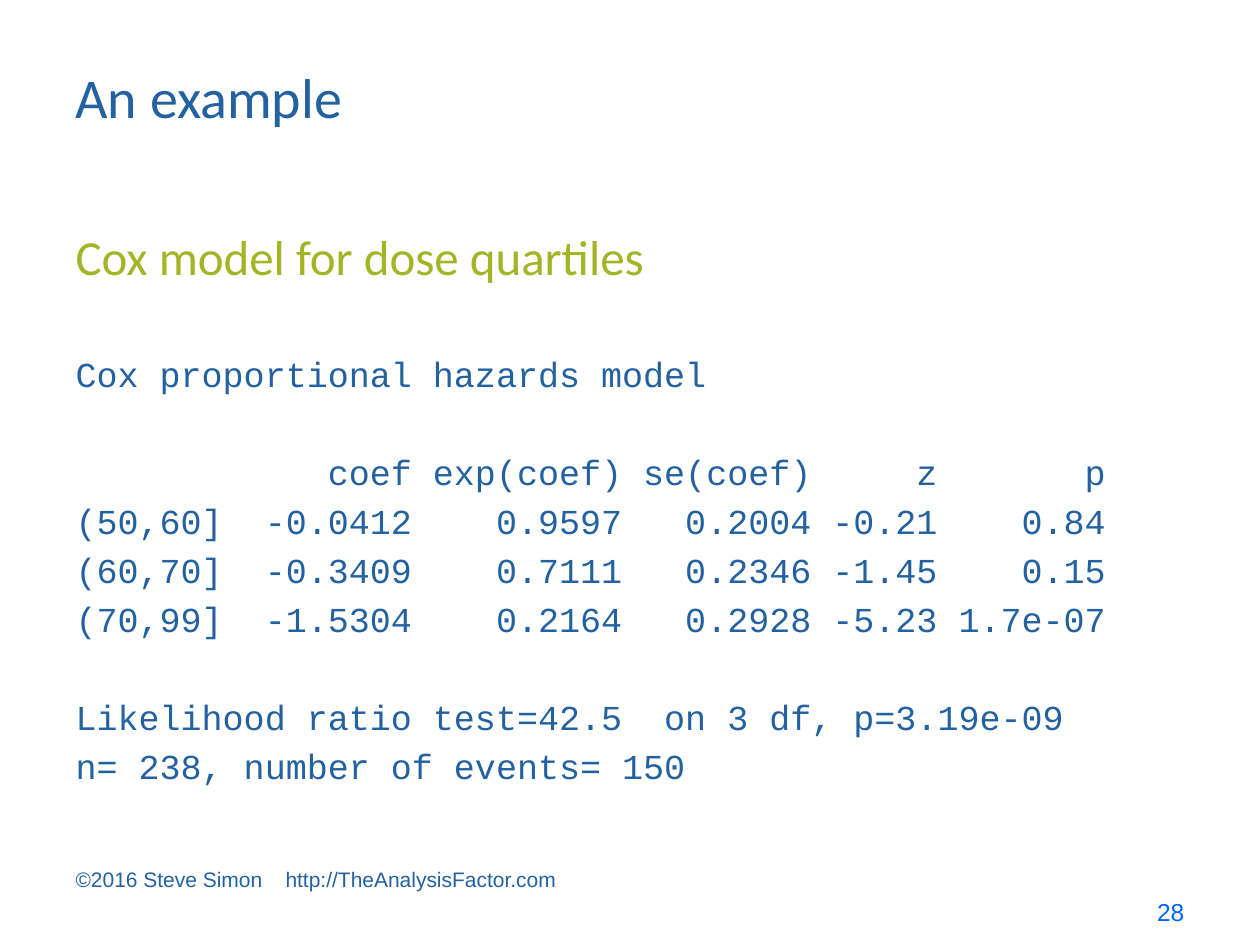
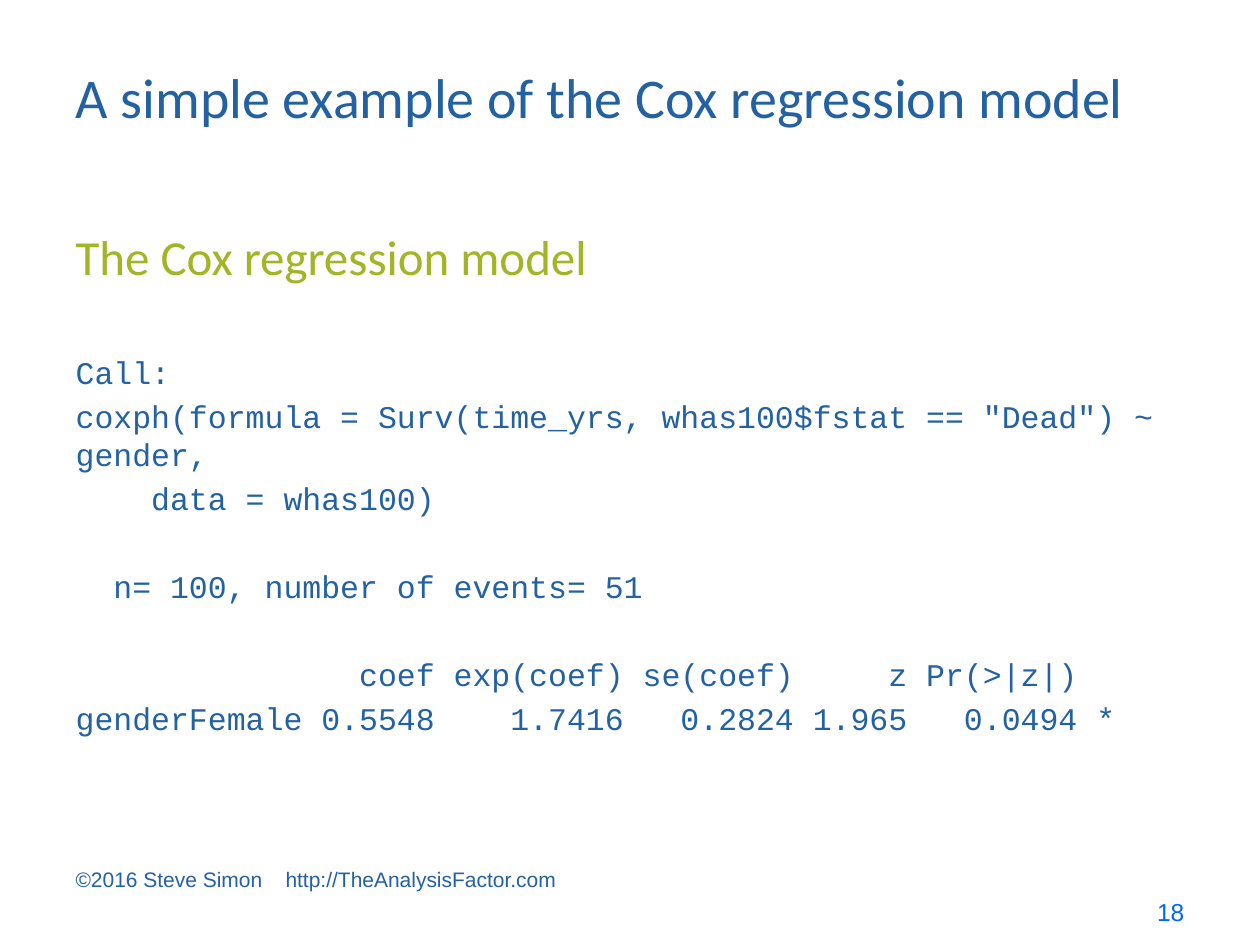
Before and after one commit to pmean/survival-models, a slide deck: slide 18 of bin/survival lecture 2.pptx (slide 28 before the commit). Drawn at 1260x945 pixels with LibreOffice and Linux fonts; fonts in the diff are those of the drawing. Boxes give left, top, right and bottom in pixels: in the first picture for what was removed or moved away, otherwise in the second. Text is boxed around its words. In the diff, an @@ line names an element or a change of style, - is before the commit and + after.

```diff
--- a/bin/survival lecture 2.pptx
+++ b/bin/survival lecture 2.pptx
@@ title at bbox=[76, 79, 1122, 128]: text changed @@
-An example
+A simple example of the Cox regression model
@@ text at bbox=[76, 241, 586, 284]: text changed @@
-Cox model for dose quartiles
+The Cox regression model
@@ text at bbox=[76, 361, 1115, 737]: text changed; size 20 to 18 pt @@
-Cox proportional hazards model
-coef exp(coef) se(coef) z p
-(50,60] -0.0412 0.9597 0.2004 -0.21 0.84
-(60,70] -0.3409 0.7111 0.2346 -1.45 0.15
-(70,99] -1.5304 0.2164 0.2928 -5.23 1.7e-07
-Likelihood ratio test=42.5 on 3 df, p=3.19e-09
-n= 238, number of events= 150
+Call:
+coxph(formula = Surv(time_yrs, whas100$fstat == "Dead") ~ gender,
+data = whas100)
+n= 100, number of events= 51
+coef exp(coef) se(coef) z Pr(>|z|)
+genderFemale 0.5548 1.7416 0.2824 1.965 0.0494 *
@@ page number at bbox=[1157, 904, 1184, 922]: text changed @@
-28
+18
```
Also in this commit, not shown: 16 other slides changed, 17 slides added, 11 slides removed, 5 other files.
